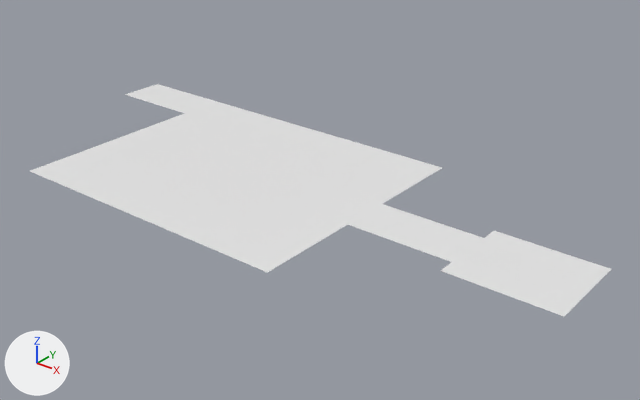
A saved change to the FBX model ProjectIII_TheBigOne/Assets/Models/World/Level/BETA/v2/Model_Beta_Reception_Ceiling_01.fbx.
Both versions are drawn from a 50 mm lens placed at (23.5, -24.6, 23.4), pointed at (-3.9, 9.7, 2.2). Arrows for +X, +Y and +Z are at lower left; the lights stay in place. Where no turn or scale is listed for an object, it has been applied to the vertices.

Objects in the first picture: '00_Corridor_Ceiling_022', '00_Corridor_Ceiling_023', '00_Corridor_Ceiling_024', '00_Corridor_Ceiling_025', '00_Corridor_Ceiling_026', '00_Corridor_Ceiling_027', '00_Corridor_Ceiling_028', '00_Corridor_Ceiling_029', '00_Corridor_Ceiling_030', '00_Corridor_Ceiling_031', '00_Corridor_Ceiling_032', '00_Corridor_Ceiling_033', '00_Corridor_Ceiling_034', '00_Corridor_Ceiling_035', '00_Corridor_Ceiling_036', '00_Corridor_Ceiling_037', '00_Corridor_Ceiling_038', '00_Corridor_Ceiling_039', '00_Corridor_Ceiling_040', '00_Corridor_Ceiling_041', '00_Corridor_Ceiling_07', '00_Corridor_Ceiling_14', '00_R01_Ceiling', '00_R02_Ceiling'.
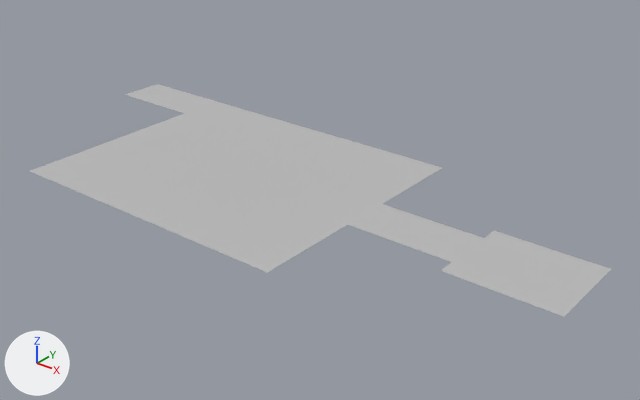
Where the newer file only moved an object's origin or applied its transform, the numbers keep the older frame.

What changed in the scene script:
```text
Change me_mesh_015:
    where me_mesh_015.from_pydata(...)  # 4 vertices, 1 face; spans x -150.0..150.0, y -150.0..150.0, z 0.0
    add me_mesh_015.materials.append(mat_lambert1)  # grey #bcbcbc
Change me_mesh_010:
    where me_mesh_010.from_pydata(...)  # 4 vertices, 1 face; spans x -150.0..150.0, y -150.0..150.0, z 0.0
    add me_mesh_010.materials.append(mat_lambert1)  # grey #bcbcbc
Change me_mesh_011:
    where me_mesh_011.from_pydata(...)  # 4 vertices, 1 face; spans x -150.0..150.0, y -150.0..150.0, z 0.0
    add me_mesh_011.materials.append(mat_lambert1)  # grey #bcbcbc
Change me_mesh_017:
    where me_mesh_017.from_pydata(...)  # 4 vertices, 1 face; spans x -150.0..150.0, y -150.0..150.0, z 0.0
    add me_mesh_017.materials.append(mat_lambert1)  # grey #bcbcbc
Change me_mesh_016:
    where me_mesh_016.from_pydata(...)  # 4 vertices, 1 face; spans x -150.0..150.0, y -150.0..150.0, z 0.0
    add me_mesh_016.materials.append(mat_lambert1)  # grey #bcbcbc
Change me_mesh_005:
    where me_mesh_005.from_pydata(...)  # 4 vertices, 1 face; spans x -150.0..150.0, y -150.0..150.0, z 0.0
    add me_mesh_005.materials.append(mat_lambert1)  # grey #bcbcbc
Change me_mesh_019:
    where me_mesh_019.from_pydata(...)  # 4 vertices, 1 face; spans x -150.0..150.0, y -150.0..150.0, z 0.0
    add me_mesh_019.materials.append(mat_lambert1)  # grey #bcbcbc
Change me_mesh_021:
    where me_mesh_021.from_pydata(...)  # 4 vertices, 1 face; spans x -1.5..1.5, y -1.5..1.5, z 0.0
    add me_mesh_021.materials.append(mat_lambert1)  # grey #bcbcbc
Change me_mesh_004:
    where me_mesh_004.from_pydata(...)  # 4 vertices, 1 face; spans x -150.0..150.0, y -150.0..150.0, z 0.0
    add me_mesh_004.materials.append(mat_lambert1)  # grey #bcbcbc
Change me_mesh_020:
    where me_mesh_020.from_pydata(...)  # 4 vertices, 1 face; spans x -150.0..150.0, y -150.0..150.0, z 0.0
    add me_mesh_020.materials.append(mat_lambert1)  # grey #bcbcbc
Change me_mesh_007:
    where me_mesh_007.from_pydata(...)  # 4 vertices, 1 face; spans x -150.0..150.0, y -150.0..150.0, z 0.0
    add me_mesh_007.materials.append(mat_lambert1)  # grey #bcbcbc
Change me_mesh_003:
    where me_mesh_003.from_pydata(...)  # 4 vertices, 1 face; spans x -6.0..6.0, y -4.5..4.5, z 0.0
    add me_mesh_003.materials.append(mat_lambert1)  # grey #bcbcbc
Change me_mesh_013:
    where me_mesh_013.from_pydata(...)  # 4 vertices, 1 face; spans x -150.0..150.0, y -150.0..150.0, z 0.0
    add me_mesh_013.materials.append(mat_lambert1)  # grey #bcbcbc
Change me_mesh_008:
    where me_mesh_008.from_pydata(...)  # 4 vertices, 1 face; spans x -150.0..150.0, y -150.0..150.0, z 0.0
    add me_mesh_008.materials.append(mat_lambert1)  # grey #bcbcbc
Change me_mesh_001:
    where me_mesh_001.from_pydata(...)  # 4 vertices, 1 face; spans x -150.0..150.0, y -150.0..150.0, z 0.0
    add me_mesh_001.materials.append(mat_lambert1)  # grey #bcbcbc
Change me_mesh_012:
    where me_mesh_012.from_pydata(...)  # 4 vertices, 1 face; spans x -1.5..1.5, y -1.5..1.5, z 0.0
    add me_mesh_012.materials.append(mat_lambert1)  # grey #bcbcbc
Change me_mesh_018:
    where me_mesh_018.from_pydata(...)  # 4 vertices, 1 face; spans x -150.0..150.0, y -150.0..150.0, z 0.0
    add me_mesh_018.materials.append(mat_lambert1)  # grey #bcbcbc
Change me_mesh_009:
    where me_mesh_009.from_pydata(...)  # 4 vertices, 1 face; spans x -150.0..150.0, y -150.0..150.0, z 0.0
    add me_mesh_009.materials.append(mat_lambert1)  # grey #bcbcbc
Change me_mesh_014:
    where me_mesh_014.from_pydata(...)  # 4 vertices, 1 face; spans x -150.0..150.0, y -150.0..150.0, z 0.0
    add me_mesh_014.materials.append(mat_lambert1)  # grey #bcbcbc
Change me_mesh_023:
    where me_mesh_023.from_pydata(...)  # 4 vertices, 1 face; spans x -150.0..150.0, y -150.0..150.0, z 0.0
    add me_mesh_023.materials.append(mat_lambert1)  # grey #bcbcbc
Change me_mesh_006:
    where me_mesh_006.from_pydata(...)  # 4 vertices, 1 face; spans x -150.0..150.0, y -150.0..150.0, z 0.0
    add me_mesh_006.materials.append(mat_lambert1)  # grey #bcbcbc
Change me_mesh_002:
    where me_mesh_002.from_pydata(...)  # 4 vertices, 1 face; spans x -3.0..3.0, y -2.5..2.5, z 0.0
    add me_mesh_002.materials.append(mat_officerroom_ceiling)  # grey #bcbcbc
Add me_mesh_002_1:
    me_mesh_002_1 = me_mesh_006.copy(); me_mesh_002_1.name = 'Mesh.002'  # the mesh of ob_00_corridor_ceiling_024
Change ob_00_corridor_ceiling_040:
    ob_00_corridor_ceiling_040: bpy.data.objects.new('00_Corridor_Ceiling_040', me_mesh_022) -> bpy.data.objects.new('00_Corridor_Ceiling_040', me_mesh_002_1)
```

Location of each change, (x1, y1, x2, y2) in pixels of the pictures (640 x 400 px):
'00_R02_Ceiling', recoloured (white to grey)
    both: (106, 124, 369, 229)
'00_R01_Ceiling', recoloured (white to grey)
    both: (440, 231, 611, 316)
'00_Corridor_Ceiling_025', recoloured (white to grey)
    both: (220, 229, 309, 272)
'00_Corridor_Ceiling_07', recoloured (white to grey)
    both: (398, 220, 483, 262)
'00_Corridor_Ceiling_026', recoloured (white to grey)
    both: (176, 212, 262, 252)
'00_Corridor_Ceiling_024', recoloured (white to grey)
    both: (263, 208, 347, 247)
'00_Corridor_Ceiling_022', recoloured (white to grey)
    both: (348, 204, 431, 243)
'00_Corridor_Ceiling_027', recoloured (white to grey)
    both: (136, 196, 218, 233)
'00_Corridor_Ceiling_023', recoloured (white to grey)
    both: (302, 189, 381, 225)
'00_Corridor_Ceiling_028', recoloured (white to grey)
    both: (98, 182, 178, 216)
'00_Corridor_Ceiling_14', recoloured (white to grey)
    both: (337, 171, 413, 204)
'00_Corridor_Ceiling_029', recoloured (white to grey)
    both: (63, 168, 141, 200)
'00_Corridor_Ceiling_031', recoloured (white to grey)
    both: (370, 155, 442, 185)
'00_Corridor_Ceiling_030', recoloured (white to grey)
    both: (30, 155, 105, 185)
'00_Corridor_Ceiling_032', recoloured (white to grey)
    both: (329, 143, 398, 171)
'00_Corridor_Ceiling_040', recoloured (white to grey)
    both: (74, 140, 145, 168)
'00_Corridor_Ceiling_033', recoloured (white to grey)
    both: (289, 132, 357, 158)
'00_Corridor_Ceiling_039', recoloured (white to grey)
    both: (114, 126, 182, 152)
'00_Corridor_Ceiling_034', recoloured (white to grey)
    both: (252, 121, 319, 146)
'00_Corridor_Ceiling_041', recoloured (white to grey)
    both: (151, 113, 217, 137)
'00_Corridor_Ceiling_035', recoloured (white to grey)
    both: (217, 111, 282, 134)
'00_Corridor_Ceiling_036', recoloured (white to grey)
    both: (185, 102, 248, 123)
'00_Corridor_Ceiling_037', recoloured (white to grey)
    both: (155, 93, 217, 113)
'00_Corridor_Ceiling_038', recoloured (white to grey)
    both: (125, 84, 186, 104)
